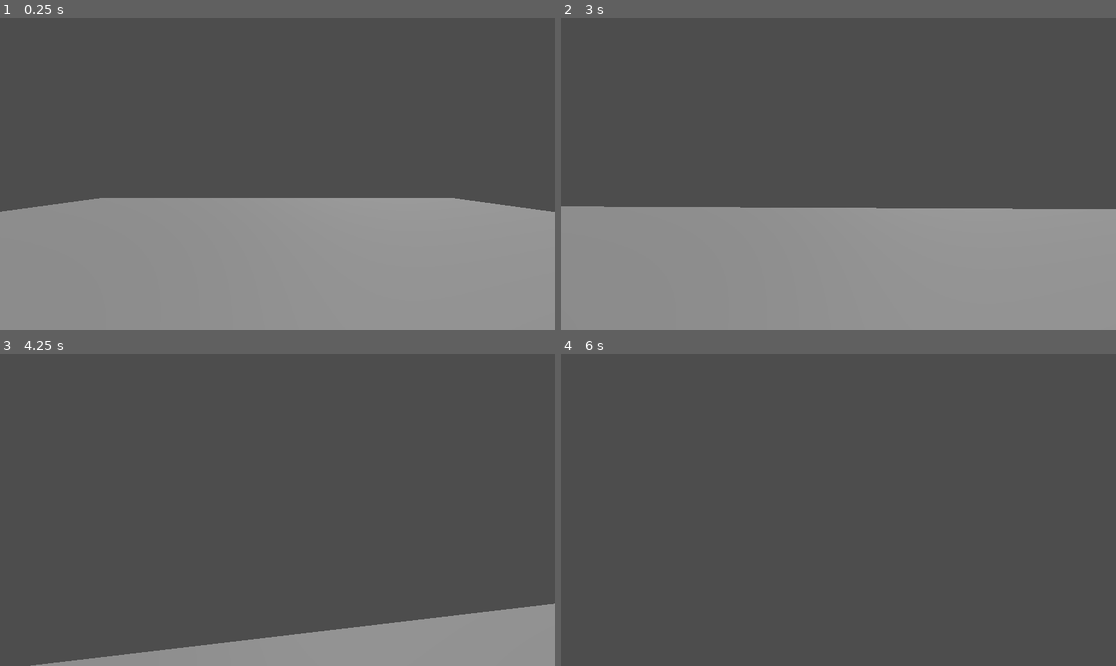
Above: before the commit, frames 1-4 (two rows, left to right).
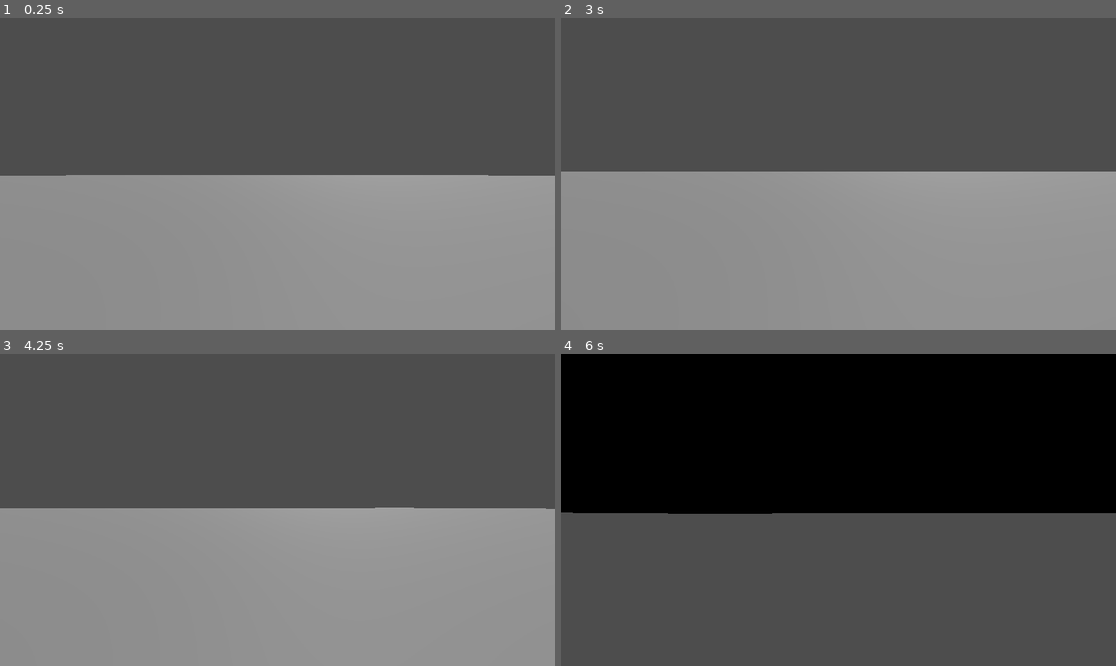
Above: after the commit, the same moments.

Repository: GunMan9/NapoleonGameRepo
Game: Godot game, scene res://Main/main.tscn
The game is run twice, just before and just after one commit, with the same random seed, the same clock (stepped at 60 frames per second) and the same inputs.
Inputs (mouse positions are in pixels of both pictures, inside the frame that each line leads up to):
- Up to frame 1 (0.25 s): no input
- Up to frame 2 (3 s): move the mouse to (866, 174) at 0.52 s; hold W (move_forward) from 0.53 s (still down); tap Space (jump) at 0.77, 1.52 s; move the mouse to (810, 174) at 1.27 s; move the mouse to (849, 167) at 2.02 s; tap Enter at 2.75 s; move the mouse to (832, 180) at 2.77 s
- Up to frame 3 (4.25 s): keep holding W (move_forward); tap Space (jump) at 3.02, 3.77 s; move the mouse to (316, 513) at 3.52 s
- Up to frame 4 (6 s): move the mouse to (794, 506) at 4.27 s; tap Space (jump) at 4.52, 5 s; move the mouse to (844, 510) at 5.02 s; move the mouse to (816, 503) at 5.77 s; release W (move_forward) at 5.78 s; hold D (move_right) from 5.78 s (still down)

The runs differ from the first frame. In frame 1, 8.1% of the frame differs, in the area x 0-100%, y 50-63%; in frame 2, 12%; in frame 3, 41%; in frame 4, 51%, in the area x 0-100%, y 0-52%.

Commit message:
Reverted to pre-multiplayer
I deleted all the multiplayer stuff im gonna try again tomorrow

Diff:
--- a/napoleon-game/Main/main.tscn
+++ b/napoleon-game/Main/main.tscn
@@ -1,12 +1,12 @@
 [gd_scene format=3 uid="uid://bt7pvpxp7cdja"]
 
-[ext_resource type="PackedScene" uid="uid://c4k8n3kad1tg5" path="res://Main/player.tscn" id="1_yh5la"]
+[ext_resource type="PackedScene" uid="uid://c4k8n3kad1tg5" path="res://Network/player.tscn" id="1_yh5la"]
 
 [sub_resource type="BoxMesh" id="BoxMesh_7u77a"]
 
 [sub_resource type="BoxShape3D" id="BoxShape3D_yh5la"]
 
-[node name="TestScene" type="Node3D" unique_id=1670441611]
+[node name="Main" type="Node3D" unique_id=1670441611]
 
 [node name="DirectionalLight3D" type="DirectionalLight3D" parent="." unique_id=1807291136]
 transform = Transform3D(-0.8660254, -0.43301278, 0.25, 0, 0.49999997, 0.86602545, -0.50000006, 0.75, -0.43301266, 0, 0, 0)
@@ -15,12 +15,12 @@
 [node name="StaticBody3D" type="StaticBody3D" parent="." unique_id=2032350504]
 
 [node name="Floor" type="MeshInstance3D" parent="StaticBody3D" unique_id=439253767]
-transform = Transform3D(38.904884, 0, 0, 0, 0.17014605, 0, 0, 0, 40.39021, 0, 0, 0)
+transform = Transform3D(575.6688, 0, 0, 0, 0.17014605, 0, 0, 0, 610.30725, 0, 0, 0)
 mesh = SubResource("BoxMesh_7u77a")
 
 [node name="CollisionShape3D" type="CollisionShape3D" parent="StaticBody3D" unique_id=1092351289]
 transform = Transform3D(38.9, 0, 0, 0, 0.17, 0, 0, 0, 40.3, 0, 0, 0)
 shape = SubResource("BoxShape3D_yh5la")
 
-[node name="Player" parent="." unique_id=1139382680 instance=ExtResource("1_yh5la")]
-transform = Transform3D(1, 0, 0, 0, 1, 0, 0, 0, 1, 0.07206559, 0.8494594, 0.09839368)
+[node name="CharacterBody3D" parent="." unique_id=647834110 instance=ExtResource("1_yh5la")]
+transform = Transform3D(1, 0, 0, 0, 1, 0, 0, 0, 1, 0.4942932, 0.58465475, 0.1926403)
--- a/napoleon-game/Main/player.gd
+++ /dev/null
@@ -1,11 +0,0 @@
-extends MeshInstance3D
-
-
-# Called when the node enters the scene tree for the first time.
-func _ready() -> void:
-	pass # Replace with function body.
-
-
-# Called every frame. 'delta' is the elapsed time since the previous frame.
-func _process(delta: float) -> void:
-	pass
--- a/napoleon-game/Main/player.tscn
+++ /dev/null
@@ -1,25 +0,0 @@
-[gd_scene format=3 uid="uid://c4k8n3kad1tg5"]
-
-[ext_resource type="Script" uid="uid://fvvscbyracey" path="res://Main/PlayerMovement.gd" id="1_oqfe6"]
-
-[sub_resource type="CapsuleMesh" id="CapsuleMesh_b1k5n"]
-
-[sub_resource type="CapsuleShape3D" id="CapsuleShape3D_oqfe6"]
-
-[node name="Player" type="Node3D" unique_id=1139382680]
-
-[node name="CharacterBody3D" type="CharacterBody3D" parent="." unique_id=2053650671]
-transform = Transform3D(1, 0, 0, 0, 1, 0, 0, 0, 1, 0, 0.49965566, 0)
-script = ExtResource("1_oqfe6")
-
-[node name="Player" type="MeshInstance3D" parent="CharacterBody3D" unique_id=1197239440]
-transform = Transform3D(1, 0, 0, 0, 1, 0, 0, 0, 1, 0, 1.1881087, 0)
-mesh = SubResource("CapsuleMesh_b1k5n")
-
-[node name="CollisionShape3D" type="CollisionShape3D" parent="CharacterBody3D" unique_id=988364870]
-transform = Transform3D(1, 0, 0, 0, 1, 0, 0, 0, 1, 0, 1.188, 0)
-shape = SubResource("CapsuleShape3D_oqfe6")
-
-[node name="Camera3D" type="Camera3D" parent="CharacterBody3D" unique_id=2136544938]
-transform = Transform3D(1, 0, 0, 0, 1, 0, 0, 0, 1, 0, 1.7218246, 0.31975412)
-fov = 80.0
--- a/napoleon-game/Main/PlayerMovement.gd
+++ b/napoleon-game/Network/PlayerMovement.gd
@@ -3,10 +3,9 @@
 @export var speed := 5.0
 @export var jump_velocity := 4.5
 @export var mouse_sensitivity := 0.002
-@onready var camera = $Camera3D
 
 var gravity: float = ProjectSettings.get_setting("physics/3d/default_gravity")
-var rotation_x := 0.0
+@onready var camera = $Camera3D
 
 func _ready():
 	Input.set_mouse_mode(Input.MOUSE_MODE_CAPTURED)
@@ -36,11 +35,14 @@
 
 	move_and_slide()
 
+var rotation_x := 0.0
+
 func _input(event):
 	if event is InputEventMouseMotion:
+		# Rotate player left/right
 		rotate_y(-event.relative.x * mouse_sensitivity)
 
 		rotation_x -= event.relative.y * mouse_sensitivity
 		rotation_x = clamp(rotation_x, deg_to_rad(-90), deg_to_rad(90))
 
-		camera.rotation.x = rotation.x
+		camera.rotation.x = rotation_x
--- /dev/null
+++ b/napoleon-game/Network/player.tscn
@@ -0,0 +1,35 @@
+[gd_scene format=3 uid="uid://c4k8n3kad1tg5"]
+
+[ext_resource type="Script" uid="uid://fvvscbyracey" path="res://Network/PlayerMovement.gd" id="1_oqfe6"]
+
+[sub_resource type="CapsuleMesh" id="CapsuleMesh_b1k5n"]
+
+[sub_resource type="CapsuleShape3D" id="CapsuleShape3D_oqfe6"]
+
+[sub_resource type="SceneReplicationConfig" id="SceneReplicationConfig_13rrc"]
+properties/0/path = NodePath(".:position")
+properties/0/spawn = true
+properties/0/replication_mode = 1
+properties/1/path = NodePath(".:rotation")
+properties/1/spawn = true
+properties/1/replication_mode = 1
+
+[node name="CharacterBody3D" type="CharacterBody3D" unique_id=647834110]
+transform = Transform3D(1, 0, 0, 0, 1, 0, 0, 0, 1, 0, 0.49965566, 0)
+script = ExtResource("1_oqfe6")
+
+[node name="Player" type="MeshInstance3D" parent="." unique_id=4135792]
+transform = Transform3D(1, 0, 0, 0, 1, 0, 0, 0, 1, 0, 1.1881087, 0)
+mesh = SubResource("CapsuleMesh_b1k5n")
+
+[node name="CollisionShape3D" type="CollisionShape3D" parent="." unique_id=2117195819]
+transform = Transform3D(1, 0, 0, 0, 1, 0, 0, 0, 1, 0, 1.188, 0)
+shape = SubResource("CapsuleShape3D_oqfe6")
+
+[node name="Camera3D" type="Camera3D" parent="." unique_id=817922056]
+transform = Transform3D(1, 0, 0, 0, 1, 0, 0, 0, 1, 0, 1.7218246, 0.31975412)
+fov = 80.0
+
+[node name="MultiplayerSynchronizer" type="MultiplayerSynchronizer" parent="." unique_id=115825341]
+root_path = NodePath("../..")
+replication_config = SubResource("SceneReplicationConfig_13rrc")
--- a/napoleon-game/project.godot
+++ b/napoleon-game/project.godot
@@ -46,6 +46,11 @@
 "events": [Object(InputEventKey,"resource_local_to_scene":false,"resource_name":"","device":-1,"window_id":0,"alt_press …(191 unchanged characters)…
 ]
 }
+quit={
+"deadzone": 0.2,
+"events": [Object(InputEventKey,"resource_local_to_scene":false,"resource_name":"","device":-1,"window_id":0,"alt_pressed":false,"shift_pressed":false,"ctrl_pressed":false,"meta_pressed":false,"pressed":false,"keycode":0,"physical_keycode":4194305,"key_label":0,"unicode":0,"location":0,"echo":false,"script":null)
+]
+}
 
 [physics]
 
Not shown, removed: napoleon-game/Main/player.gd.uid
Renamed: napoleon-game/Main/PlayerMovement.gd.uid -> napoleon-game/Network/PlayerMovement.gd.uid
